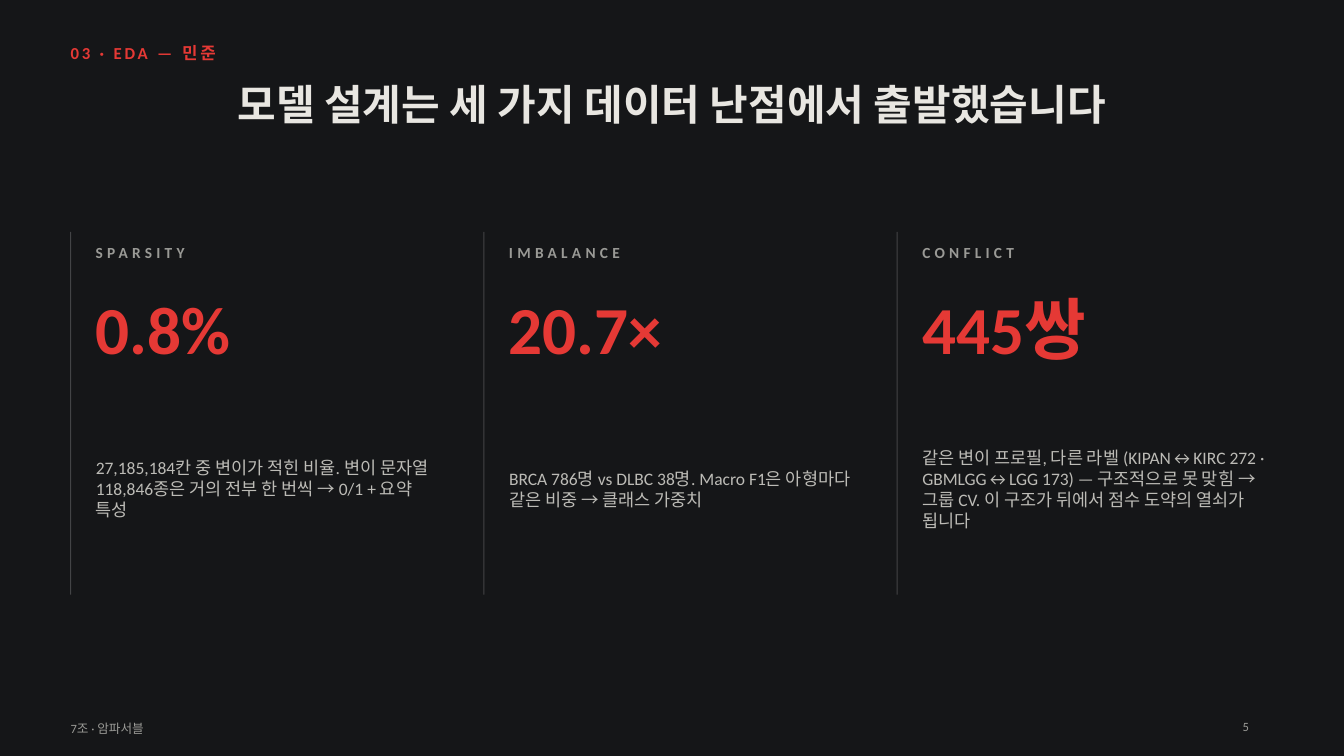
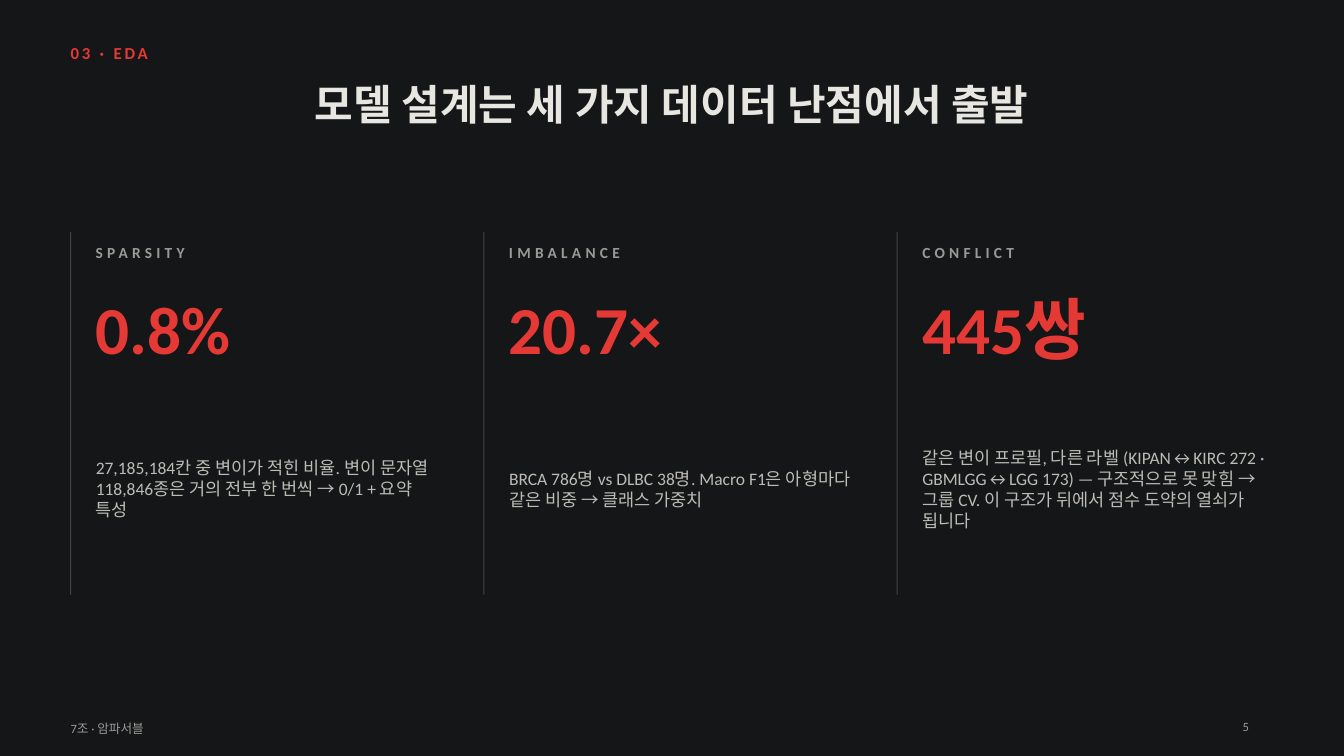
Before and after one commit to ten-infosec/dacon-cancer-subtype-oz-team7, a slide deck: slide 5 of docs/slides/team7_ampossible_slides.pptx. Drawn at 1344x756 pixels with LibreOffice and Linux fonts; fonts in the diff are those of the drawing. Boxes give left, top, right and bottom in pixels: in the first picture for what was removed or moved away, otherwise in the second. Text is boxed around its words. In the diff, an @@ line names an element or a change of style, - is before the commit and + after.

```diff
--- a/docs/slides/team7_ampossible_slides.pptx
+++ b/docs/slides/team7_ampossible_slides.pptx
@@ text at box(71, 48, 148, 59): text changed @@
-03 · EDA — 민준
+03 · EDA
@@ title at box(315, 84, 1028, 124): text changed @@
-모델 설계는 세 가지 데이터 난점에서 출발했습니다
+모델 설계는 세 가지 데이터 난점에서 출발
```
Also in this commit, not shown: 17 other slides changed, 4 other files.
